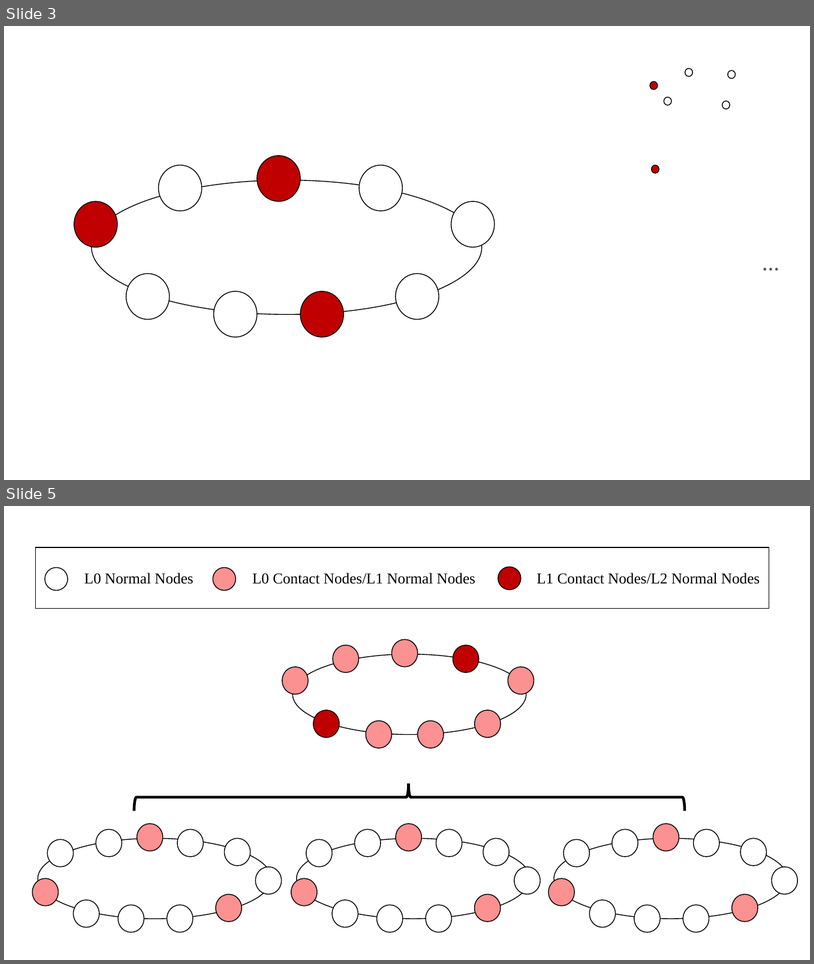
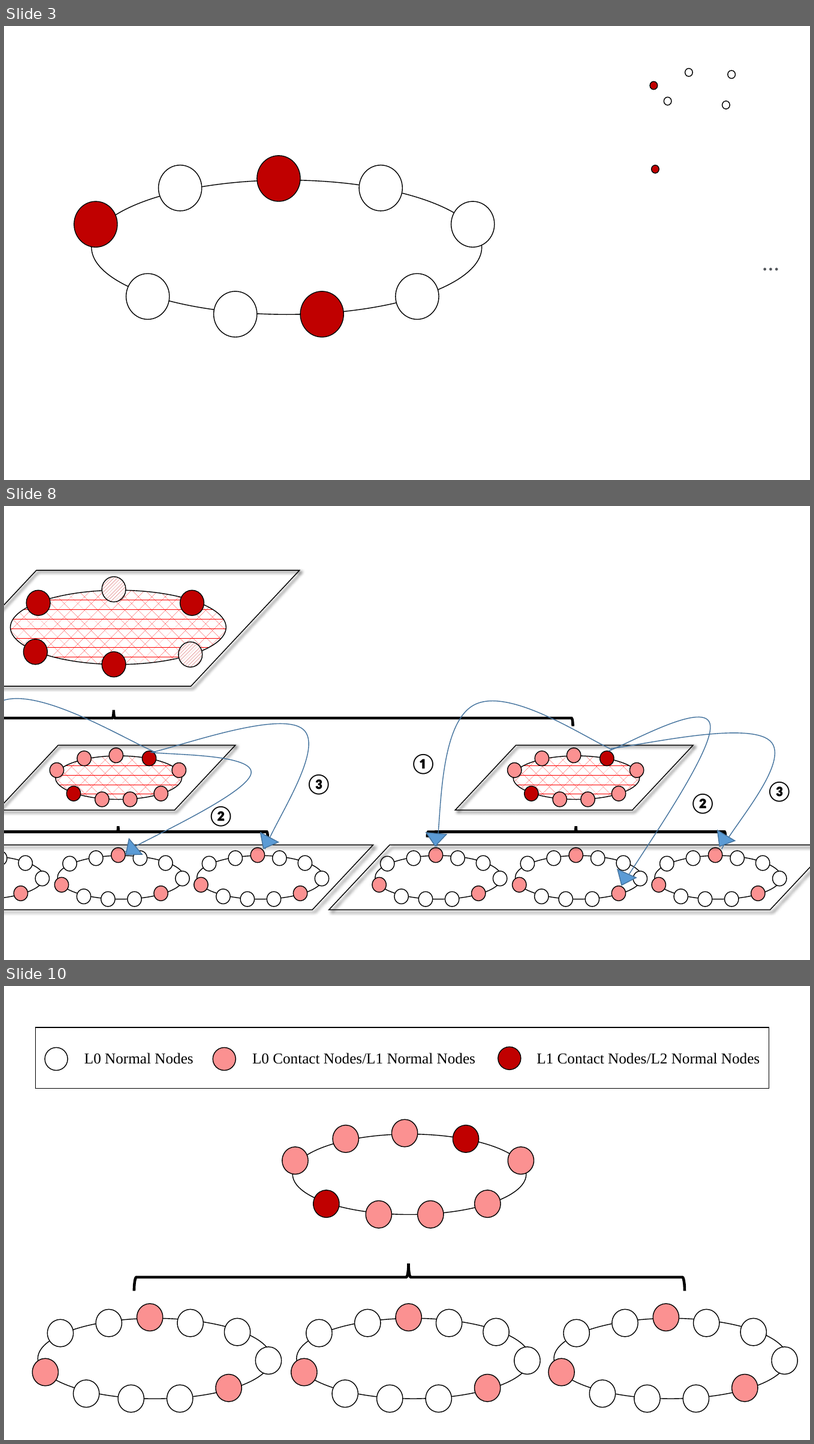
Before and after one commit to James-QiuHaoran/structured-p2p-overlay-network, a slide deck: paper-atc/paper-src/figures/structure.pptx. Shown one above the other, each under a label of ours: slides 3 and 5 before the commit, slides 3, 8 and 10 after it; the slides between them are not shown. The pictures are 814x964 and 814x1444 pixels, drawn with LibreOffice and Linux fonts; fonts in the diff are those of the drawing. Boxes give left, top, right and bottom in pixels: in the first picture for what was removed or moved away, otherwise in the second. Text is boxed around its words. In the diff, an @@ line names an element or a change of style, - is before the commit and + after.

```diff
--- a/paper-atc/paper-src/figures/structure.pptx
+++ b/paper-atc/paper-src/figures/structure.pptx
@@ slide 8 added at (x1=4, y1=506, x2=810, y2=960), background #FFFFFF @@
@@ group added at (x1=4, y1=570, x2=810, y2=910): 92 ellipses, 6 freeform shapes, 5 parallelograms, 5 triangles, 5 texts, 3 left braces @@
+③
+②
+①
+③
+②
@@ what was slide 5 is now slide 10 @@
```
Also in this commit, not shown: 1 slide changed, 4 other slides added, 10 other files.
